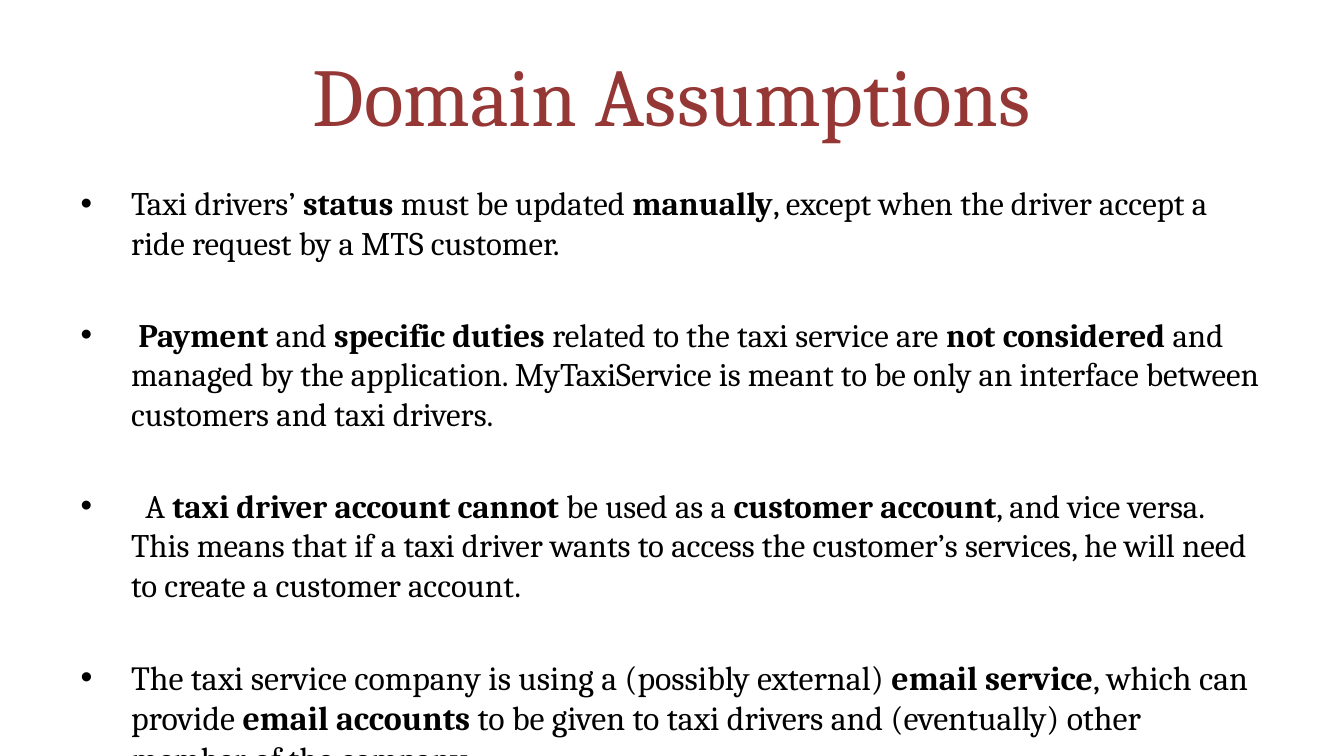
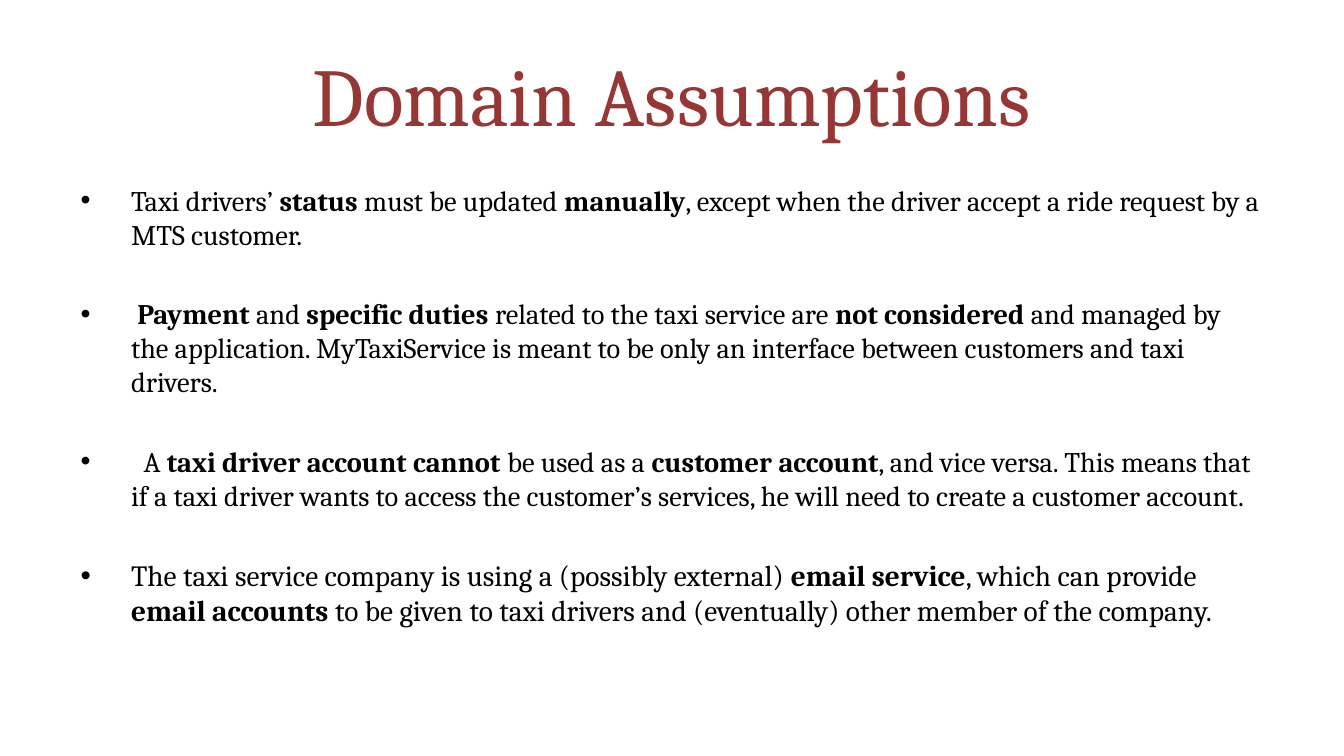
Before and after one commit to MarcoRomani/myTaxyService-SE2-PozziRomani, a slide deck: slide 4 of OtherStuff/FINAL PRESENTATION/MyTaxiService.pptx. Drawn at 1344x756 pixels with LibreOffice and Linux fonts; fonts in the diff are those of the drawing. Boxes give left, top, right and bottom in pixels: in the first picture for what was removed or moved away, otherwise in the second. Text is boxed around its words. In the diff, an @@ line names an element or a change of style, - is before the commit and + after.

```diff
--- a/OtherStuff/FINAL PRESENTATION/MyTaxiService.pptx
+++ b/OtherStuff/FINAL PRESENTATION/MyTaxiService.pptx
@@ text "Taxi drivers’ status must be ..." at box(131, 191, 1259, 628): size 17.6 to 15.2 pt in "Taxi drivers’ status must be updated manually, ...", "Payment and specific duties related to the ...", "A taxi driver account cannot be used ..."; size 18.2 to 15.7 pt in "The taxi service company is using a ..." @@
```
Also in this commit, not shown: 2 other slides changed.
